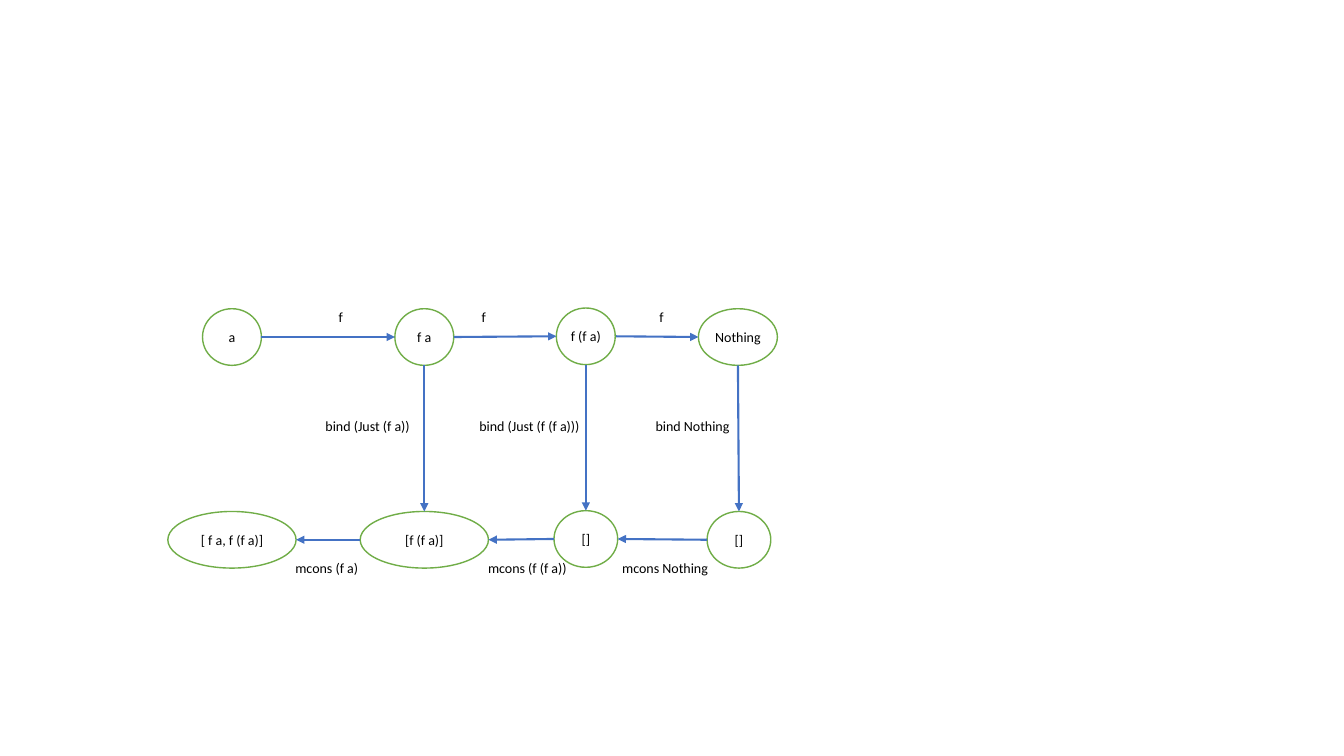
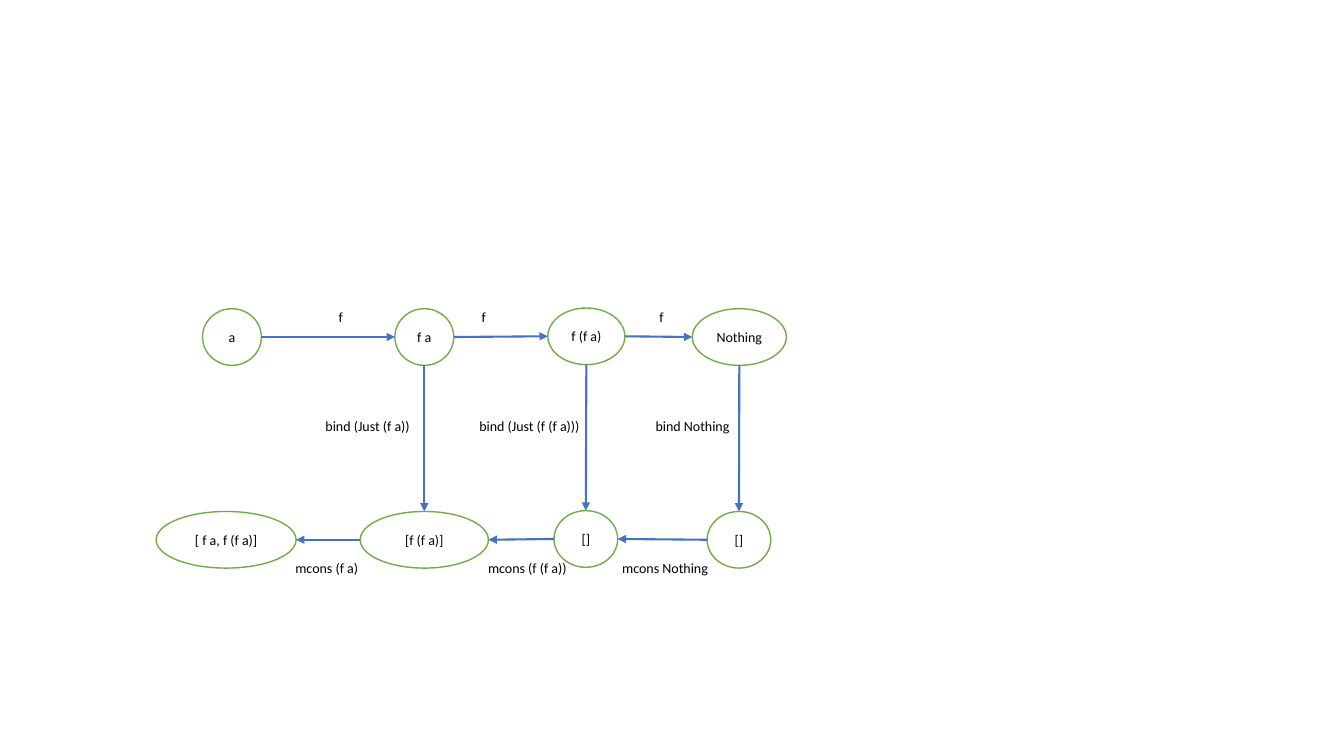
Before and after one commit to joopringelberg/perspectives-core, a slide deck: slide 10 of tekeningen combinatoren.pptx. Drawn at 1344x756 pixels with LibreOffice and Linux fonts; fonts in the diff are those of the drawing. Boxes give left, top, right and bottom in pixels: in the first picture for what was removed or moved away, otherwise in the second. Text is boxed around its words. In the diff, an @@ line names an element or a change of style, - is before the commit and + after.

```diff
--- a/tekeningen combinatoren.pptx
+++ b/tekeningen combinatoren.pptx
@@ ellipse "f (f a)": place and size @@
-ellipse "f (f a)" at (557, 309, 615, 365)
+ellipse "f (f a)" at (548, 309, 625, 365)
@@ ellipse "Nothing": place and size @@
-ellipse "Nothing" at (699, 309, 777, 365)
+ellipse "Nothing" at (693, 309, 786, 365)
@@ arrow moved from (454, 337) - (557, 337) to (454, 337) - (548, 337) @@
@@ arrow moved from (615, 337) - (699, 337) to (625, 337) - (693, 337) @@
@@ ellipse "[ f a, f (f ...": place and size @@
-ellipse "[ f a, f (f ..." at (168, 511, 296, 568)
+ellipse "[ f a, f (f ..." at (156, 511, 296, 568)
```
Also in this commit, not shown: 5 other files.
